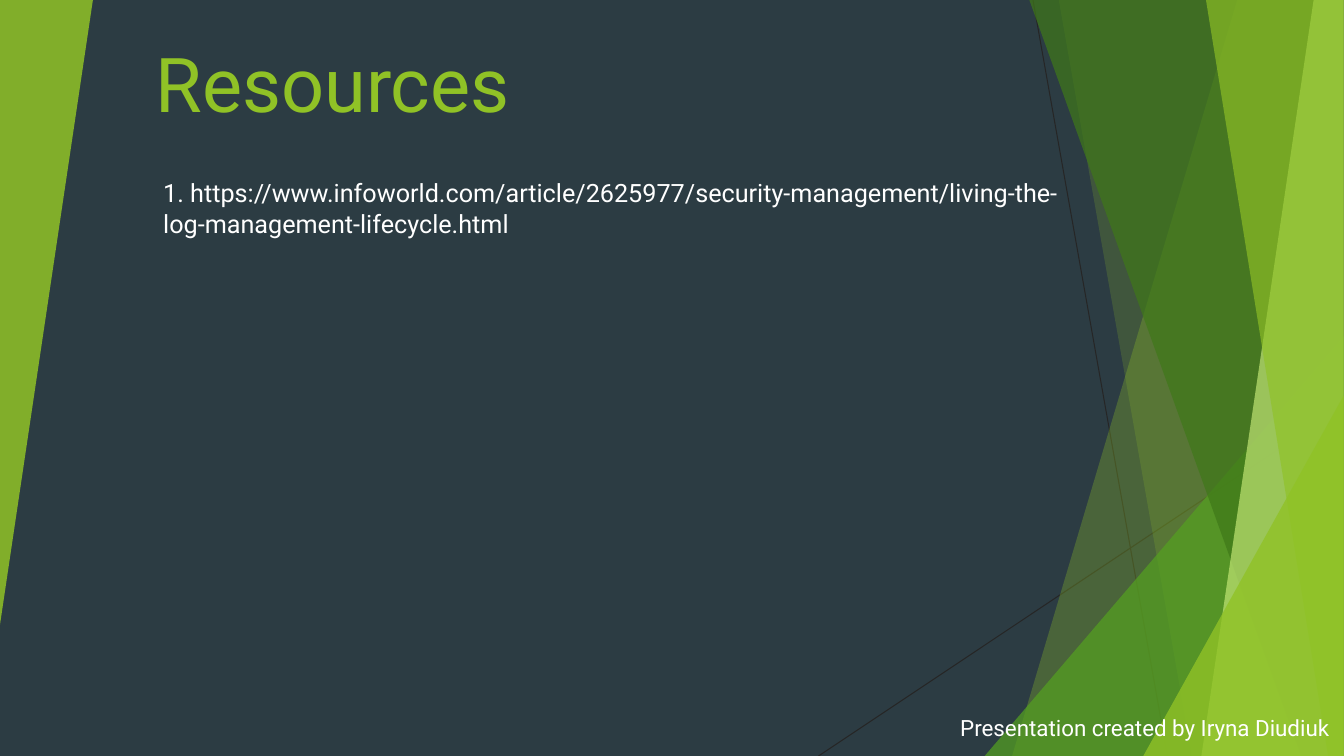
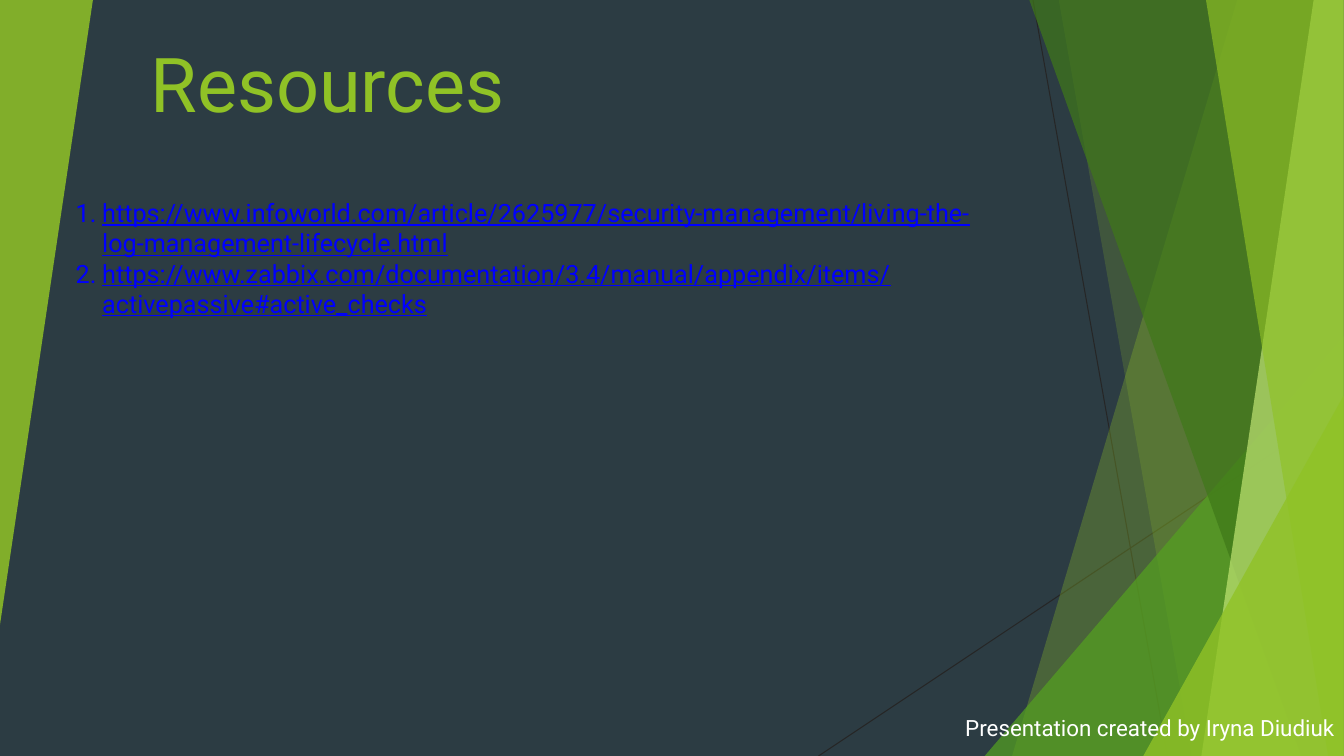
Before and after one commit to irynadiudiuk/Dev_Ops_Mentorship_Program, a slide deck: slide 16 of Logging_and_Monitoring.pptx (slide 17 before the commit). Drawn at 1344x756 pixels with LibreOffice and Linux fonts; fonts in the diff are those of the drawing. Boxes give left, top, right and bottom in pixels: in the first picture for what was removed or moved away, otherwise in the second. Text is boxed around its words. In the diff, an @@ line names an element or a change of style, - is before the commit and + after.

```diff
--- a/Logging_and_Monitoring.pptx
+++ b/Logging_and_Monitoring.pptx
@@ triangle removed at (x1=0, y1=0, x2=93, y2=625) @@
@@ freeform shape added at (x1=0, y1=0, x2=93, y2=625), fill #90C226 at 85% opacity @@
@@ title "Resources" moved from (x1=156, y1=58, x2=510, y2=113) to (x1=151, y1=58, x2=505, y2=113) @@
@@ text at (x1=102, y1=203, x2=969, y2=318): text changed; text colour #FFFFFF to #0000FF @@
-1. https://www.infoworld.com/article/2625977/security-management/living-the-log-management-lifecycle.html
+1. https://www.infoworld.com/article/2625977/security-management/living-the-log-management-lifecycle.html
+2. https://www.zabbix.com/documentation/3.4/manual/appendix/items/activepassive#active_checks
@@ triangle removed at (x1=985, y1=336, x2=1344, y2=756) @@
@@ freeform shape added at (x1=985, y1=336, x2=1344, y2=756), fill #54A021 at 72% opacity @@
@@ triangle removed at (x1=1143, y1=396, x2=1344, y2=756) @@
@@ freeform shape added at (x1=1143, y1=396, x2=1344, y2=756), fill #90C226 at 80% opacity @@
@@ subtitle "Presentation created by Iryna Diudiuk" moved from (x1=960, y1=715, x2=1329, y2=742) to (x1=965, y1=715, x2=1334, y2=742) @@
```
Also in this commit, not shown: 15 other slides changed, 1 slide removed.
